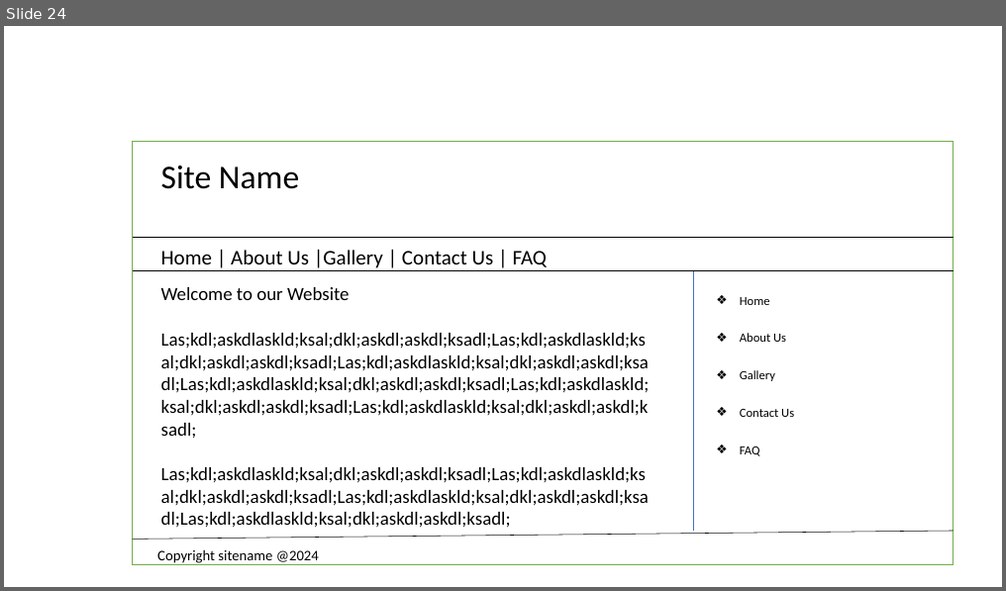
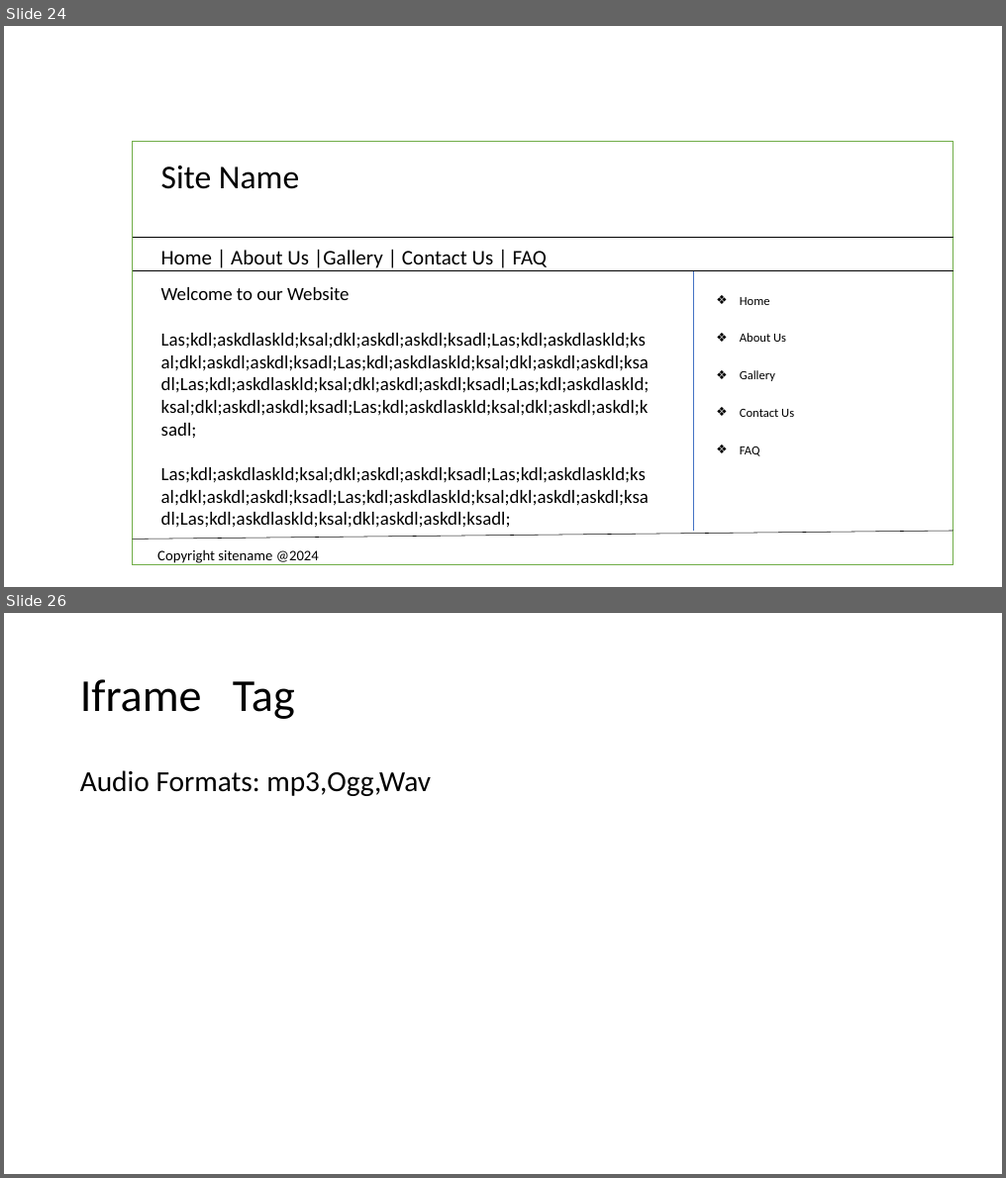
Before and after one commit to PiyushChaturvedii/Batch05, a slide deck: HTML.pptx. Shown one above the other, each under a label of ours: slide 24 before the commit, slides 24 and 26 after it; the slides between them are not shown. The pictures are 1006x591 and 1006x1178 pixels, drawn with LibreOffice and Linux fonts; fonts in the diff are those of the drawing. Boxes give left, top, right and bottom in pixels: in the first picture for what was removed or moved away, otherwise in the second. Text is boxed around its words. In the diff, an @@ line names an element or a change of style, - is before the commit and + after.

```diff
--- a/HTML.pptx
+++ b/HTML.pptx
@@ slide 26 added at [4, 613, 1002, 1174], background #FFFFFF @@
@@ title added at [80, 679, 295, 719], 44 pt, text #000000 @@
+Iframe Tag
@@ text added at [80, 770, 431, 796], 28 pt, text #000000 @@
+Audio Formats: mp3,Ogg,Wav
```
Also in this commit, not shown: 3 other slides added, 9 other files.
